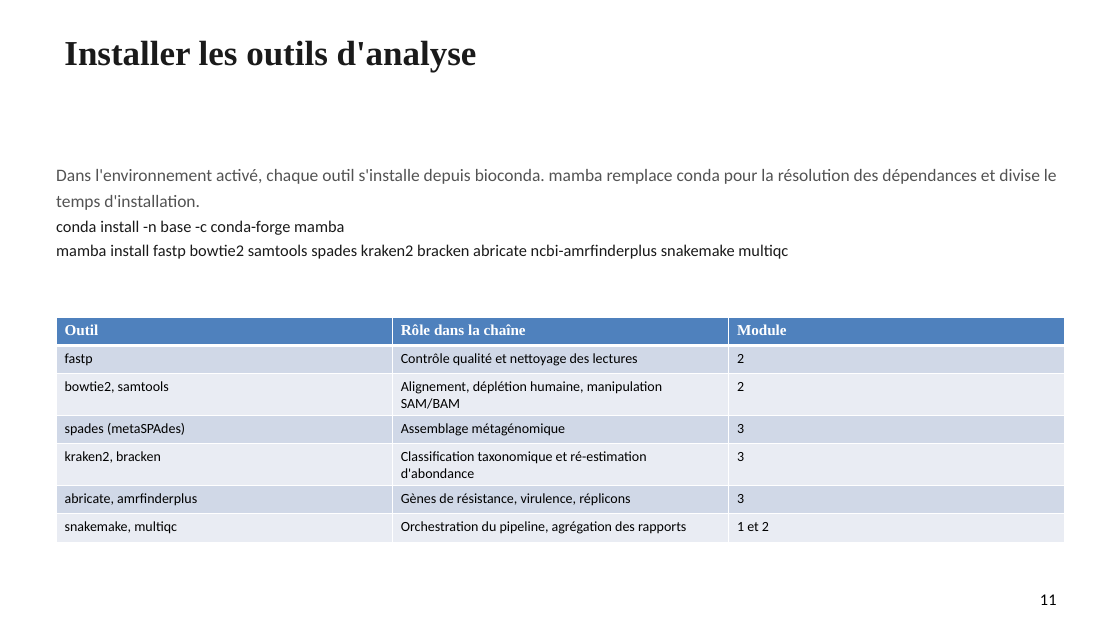
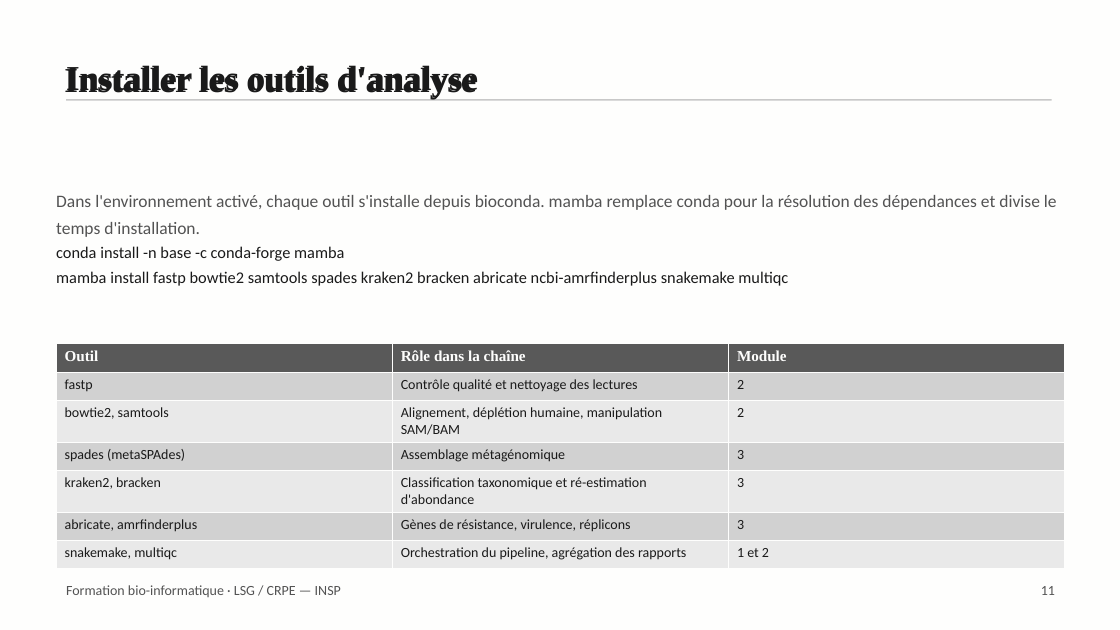
Before and after one commit to Hadji-gid/formation-bioinfo-sgq, a slide deck: slide 11 of diapositives/00_workflow_bioinformatique.pptx. Drawn at 1120x630 pixels with LibreOffice and Linux fonts; fonts in the diff are those of the drawing. Boxes give left, top, right and bottom in pixels: in the first picture for what was removed or moved away, otherwise in the second. Text is boxed around its words. In the diff, an @@ line names an element or a change of style, - is before the commit and + after.

Commit message:
diapositives: reporter le module 0 sur le gabarit commun
Les 27 planches sont reconstruites dans ressources/gabarit.pptx, et non
plus dans le masque d'origine : mêmes dispositions, même page de titre au
logo INSP, même filet gris sous le titre, même bas de page numéroté que
les modules 1 à 5. Les 34 images — organigrammes, captures de terminal,
exemples de formats — sont reportées à leur position, décalées vers le bas
lorsqu'elles passaient sous le filet.

```diff
--- a/diapositives/00_workflow_bioinformatique.pptx
+++ b/diapositives/00_workflow_bioinformatique.pptx
@@ background #FFFFFF to #FEFEFD @@
@@ 2 texts, 1 table moved together from (x1=56, y1=40, x2=1065, y2=538) to (x1=56, y1=53, x2=1065, y2=564) @@
@@ title added at (x1=64, y1=65, x2=477, y2=99), 30 pt, text #1A1A1A, bold @@
+Installer les outils d'analyse
@@ rectangle added at (x1=66, y1=99, x2=1052, y2=101), fill #C8C8C8 @@
@@ table at (x1=56, y1=344, x2=1065, y2=564) @@
@@ fill #4F81BD to #595959 in row 1 @@
@@ fill #D0D8E8 to #D1D1D1 in 9 cells @@
@@ fill #E9EDF4 to #EAEAEA in 9 cells @@
@@ text colour #FFFFFF to #FEFEFD in "Outil", "Rôle dans la chaîne", "Module" @@
@@ text colour #000000 to #1A1A1A @@
@@ borders changed @@
@@ text added at (x1=66, y1=585, x2=341, y2=597), 12 pt, text #535353 @@
+Formation bio-informatique · LSG / CRPE — INSP
@@ text "11" moved from (x1=1040, y1=594, x2=1057, y2=605) to (x1=1041, y1=586, x2=1055, y2=595) @@
@@ text "11" at (x1=1041, y1=586, x2=1055, y2=595): size 14 to 12 pt, text colour #000000 to #535353; line spacing 1 to 1.15 @@
```
Also in this commit, not shown: 25 other slides changed, 1 slide added, 1 slide removed, 1 other file.
